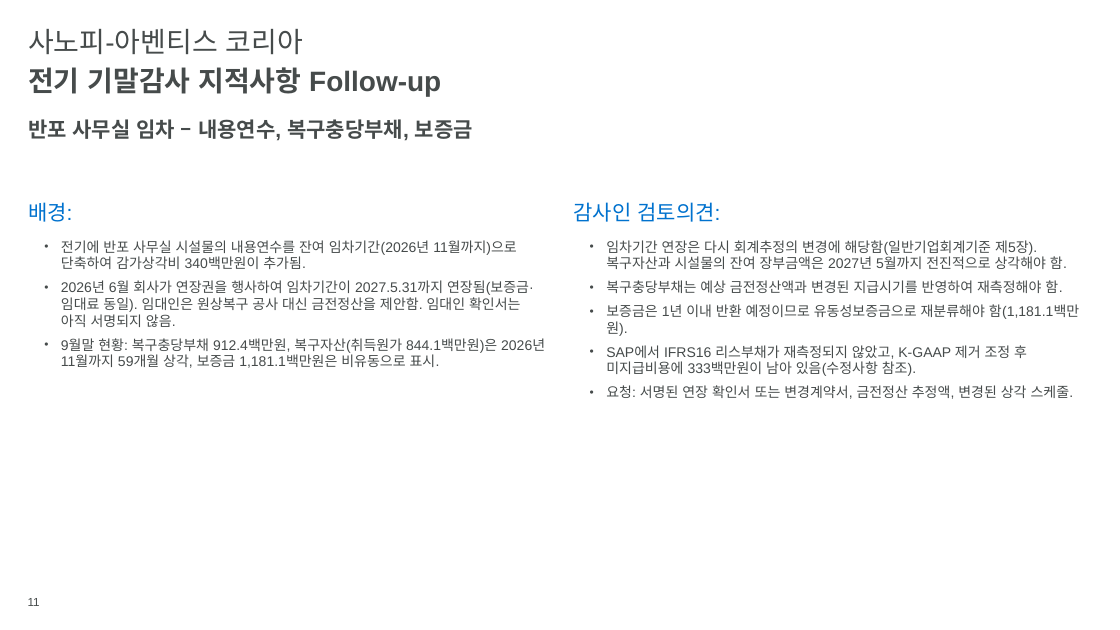
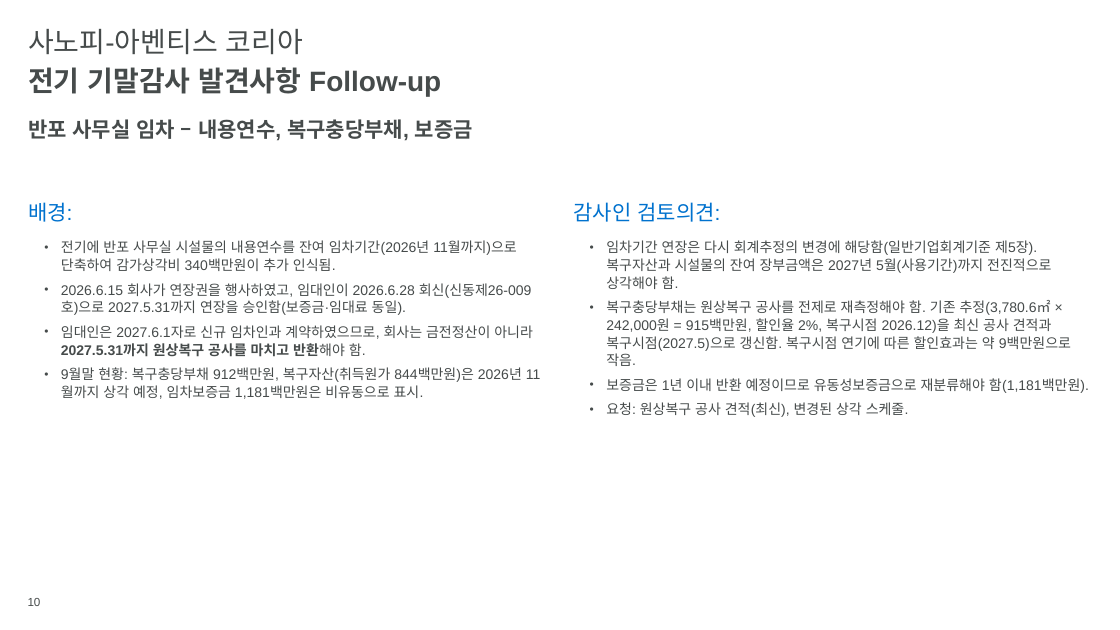
Before and after one commit to hansesle-maker/code, a slide deck: slide 10 of deliverables/SAK_FY2026_Interim_Closing_KO.pptx (slide 11 before the commit). Drawn at 1120x630 pixels with LibreOffice and Linux fonts; fonts in the diff are those of the drawing; background and template pictures are left out. Boxes give left, top, right and bottom in pixels: in the first picture for what was removed or moved away, otherwise in the second. Text is boxed around its words. In the diff, an @@ line names an element or a change of style, - is before the commit and + after.

```diff
--- a/deliverables/SAK_FY2026_Interim_Closing_KO.pptx
+++ b/deliverables/SAK_FY2026_Interim_Closing_KO.pptx
@@ text at (x1=28, y1=67, x2=441, y2=96): text changed @@
-전기 기말감사 지적사항 Follow-up
+전기 기말감사 발견사항 Follow-up
@@ text at (x1=61, y1=240, x2=533, y2=399): text changed @@
-  • 전기에 반포 사무실 시설물의 내용연수를 잔여 임차기간(2026년 11월까지)으로 단축하여 감가상각비 340백만원이 추가됨.
-  • 2026년 6월 회사가 연장권을 행사하여 임차기간이 2027.5.31까지 연장됨(보증금·임대료 동일). 임대인은 원상복구 공사 대신 금전정산을 제안함. 임대인 확인서는 아직 서명되지 않음.
-  • 9월말 현황: 복구충당부채 912.4백만원, 복구자산(취득원가 844.1백만원)은 2026년 11월까지 59개월 상각, 보증금 1,181.1백만원은 비유동으로 표시.
+  • 전기에 반포 사무실 시설물의 내용연수를 잔여 임차기간(2026년 11월까지)으로 단축하여 감가상각비 340백만원이 추가 인식됨.
+  • 2026.6.15 회사가 연장권을 행사하였고, 임대인이 2026.6.28 회신(신동제26-009호)으로 2027.5.31까지 연장을 승인함(보증금·임대료 동일).
+  • 임대인은 2027.6.1자로 신규 임차인과 계약하였으므로, 회사는 금전정산이 아니라 2027.5.31까지 원상복구 공사를 마치고 반환해야 함.
+  • 9월말 현황: 복구충당부채 912백만원, 복구자산(취득원가 844백만원)은 2026년 11월까지 상각 예정, 임차보증금 1,181백만원은 비유동으로 표시.
@@ text at (x1=606, y1=240, x2=1089, y2=417): text changed @@
-  • 임차기간 연장은 다시 회계추정의 변경에 해당함(일반기업회계기준 제5장). 복구자산과 시설물의 잔여 장부금액은 2027년 5월까지 전진적으로 상각해야 함.
-  • 복구충당부채는 예상 금전정산액과 변경된 지급시기를 반영하여 재측정해야 함.
-  • 보증금은 1년 이내 반환 예정이므로 유동성보증금으로 재분류해야 함(1,181.1백만원).
-  • SAP에서 IFRS16 리스부채가 재측정되지 않았고, K-GAAP 제거 조정 후 미지급비용에 333백만원이 남아 있음(수정사항 참조).
-  • 요청: 서명된 연장 확인서 또는 변경계약서, 금전정산 추정액, 변경된 상각 스케줄.
+  • 임차기간 연장은 다시 회계추정의 변경에 해당함(일반기업회계기준 제5장). 복구자산과 시설물의 잔여 장부금액은 2027년 5월(사용기간)까지 전진적으로 상각해야 함.
+  • 복구충당부채는 원상복구 공사를 전제로 재측정해야 함. 기존 추정(3,780.6㎡ × 242,000원 = 915백만원, 할인율 2%, 복구시점 2026.12)을 최신 공사 견적과 복구시점(2027.5)으로 갱신함. 복구시점 연기에 따른 할인효과는 약 9백만원으로 작음.
+  • 보증금은 1년 이내 반환 예정이므로 유동성보증금으로 재분류해야 함(1,181백만원).
+  • 요청: 원상복구 공사 견적(최신), 변경된 상각 스케줄.
@@ page number at (x1=28, y1=598, x2=41, y2=606): text changed @@
-11
+10
```
Also in this commit, not shown: 12 other slides changed, 8 slides removed.
